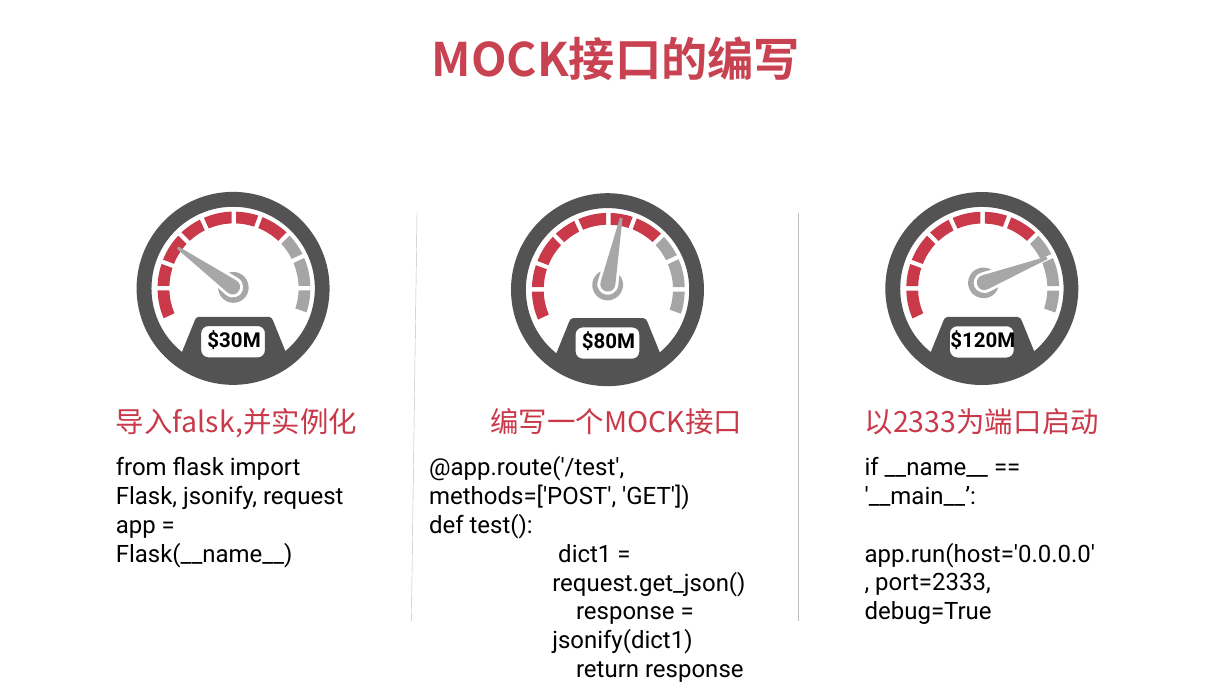
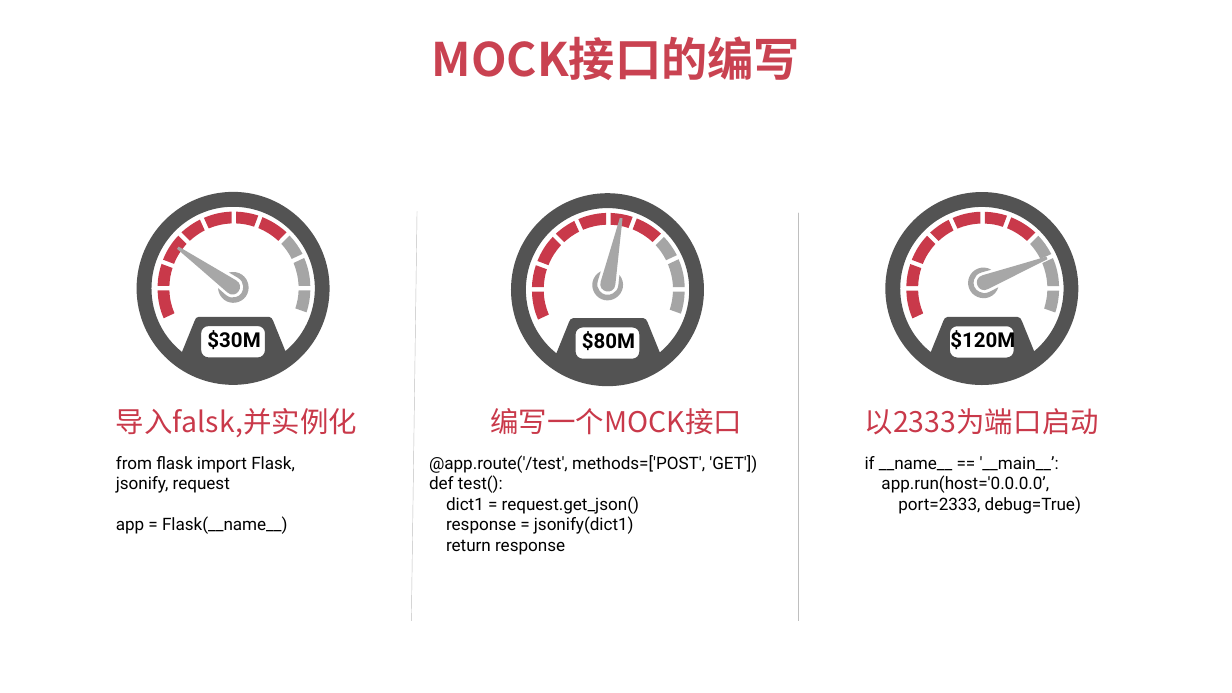
Before and after one commit to fengzhou/Nahsor, a slide deck: slide 28 of docs/测试开发实战课程演练V1.6.pptx. Drawn at 1232x693 pixels with LibreOffice and Linux fonts; fonts in the diff are those of the drawing. Boxes give left, top, right and bottom in pixels: in the first picture for what was removed or moved away, otherwise in the second. Text is boxed around its words. In the diff, an @@ line names an element or a change of style, - is before the commit and + after.

```diff
--- a/docs/测试开发实战课程演练V1.6.pptx
+++ b/docs/测试开发实战课程演练V1.6.pptx
@@ text "from flask import Flask, jsonify, ..." at (x1=116, y1=456, x2=295, y2=534): size 14 to 10 pt @@
@@ text "@app.route('/test', methods=['POST', 'GET'])" at (x1=429, y1=455, x2=757, y2=555): size 14 to 10 pt; list level 3 to 1 in "dict1 = request.get_json()"; list level 3 to 1 in "response = jsonify(dict1)"; list level 3 to 1 in "return response" @@
@@ text at (x1=865, y1=456, x2=1059, y2=471): size 14 to 10 pt in "if __name__ == '__main__’:" @@
@@ text at (x1=881, y1=475, x2=1081, y2=514): text changed; size 14 to 10 pt @@
-app.run(host='0.0.0.0', port=2333, debug=True
+app.run(host='0.0.0.0’,
+port=2333, debug=True)
```
Also in this commit, not shown: 7 other slides changed, 1 slide removed.
